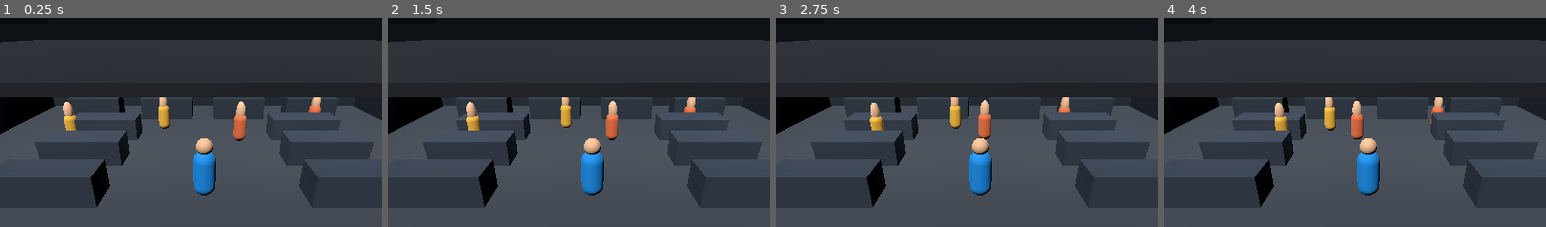
Above: before the commit, frames 1-4 (left to right).
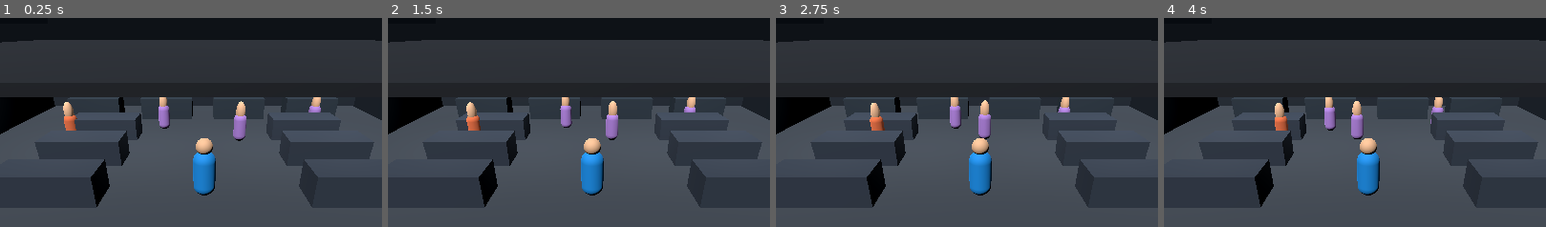
Above: after the commit, the same moments.

Repository: shilinillyaalexandrovich-wq/ELECTRON-3D
Game: Godot game, scene res://scenes/main.tscn
Two runs of this game, one before a commit and one after it. Both use one fixed random seed, a clock stepped at 60 frames per second and the inputs below.
Inputs (mouse positions are % of the whole screen's width and height, from its top left):
- Up to frame 1 (0.25 s): no input
- Up to frame 2 (1.5 s): move the mouse to (72, 45) at 0.52 s; click (72, 45) at 0.67 s; drag from (30, 55) to (45, 71) at 1.27 s
- Up to frame 3 (2.75 s): move the mouse to (60, 28) at 2.02 s; click (60, 28) at 2.17 s
- Up to frame 4 (4 s): drag from (45, 71) to (20, 35) at 2.77 s; move the mouse to (80, 66) at 3.52 s; click (80, 66) at 3.67 s
The pictures show only the part of the screen within x 23-73%, y 13-63%; the shares and areas given below are measured in that part.

The runs differ from the first frame. In frame 1, 0.9% of the frame differs, in the area x 16-84%, y 42-58%; in frame 2, 0.9%; in frame 3, 0.9%; in frame 4, 0.9%, in the area x 29-74%, y 42-58%.

Commit message:
Add varied customer profiles, needs and budgets

Diff:
--- a/scripts/customer.gd
+++ b/scripts/customer.gd
@@ -5,10 +5,25 @@
 var wander_target := Vector3.ZERO
 var wander_timer := 0.0
 var price := 18990
+var customer_type := "Обычный покупатель"
+var product_name := "смартфон"
 
 func _ready() -> void:
-    price = [8990, 12990, 18990, 24990, 35990].pick_random()
+    var profiles := [
+        {"type": "Экономный", "product": "смартфон", "budget": [8990, 12990], "patience": 75.0},
+        {"type": "Требовательный", "product": "ноутбук", "budget": [35990, 49990], "patience": 45.0},
+        {"type": "Спешащий", "product": "наушники", "budget": [4990, 8990], "patience": 25.0},
+        {"type": "Сравнивающий", "product": "телевизор", "budget": [24990, 35990], "patience": 90.0},
+        {"type": "Постоянный", "product": "планшет", "budget": [18990, 24990], "patience": 100.0}
+    ]
+    var profile: Dictionary = profiles.pick_random()
+    customer_type = profile.type
+    product_name = profile.product
+    price = profile.budget.pick_random()
+    patience = profile.patience
     set_meta("price", price)
+    set_meta("product_name", product_name)
+    set_meta("customer_type", customer_type)
     var body := MeshInstance3D.new()
     var capsule := CapsuleMesh.new()
     capsule.radius = 0.32
